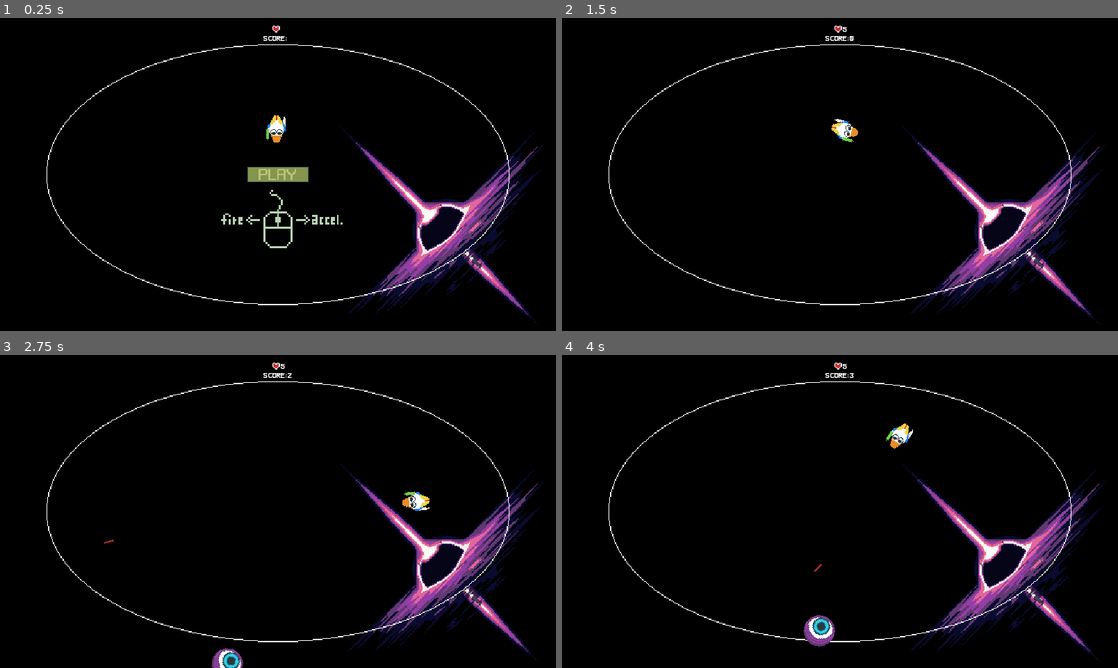
Above: before the commit, frames 1-4 (two rows, left to right).
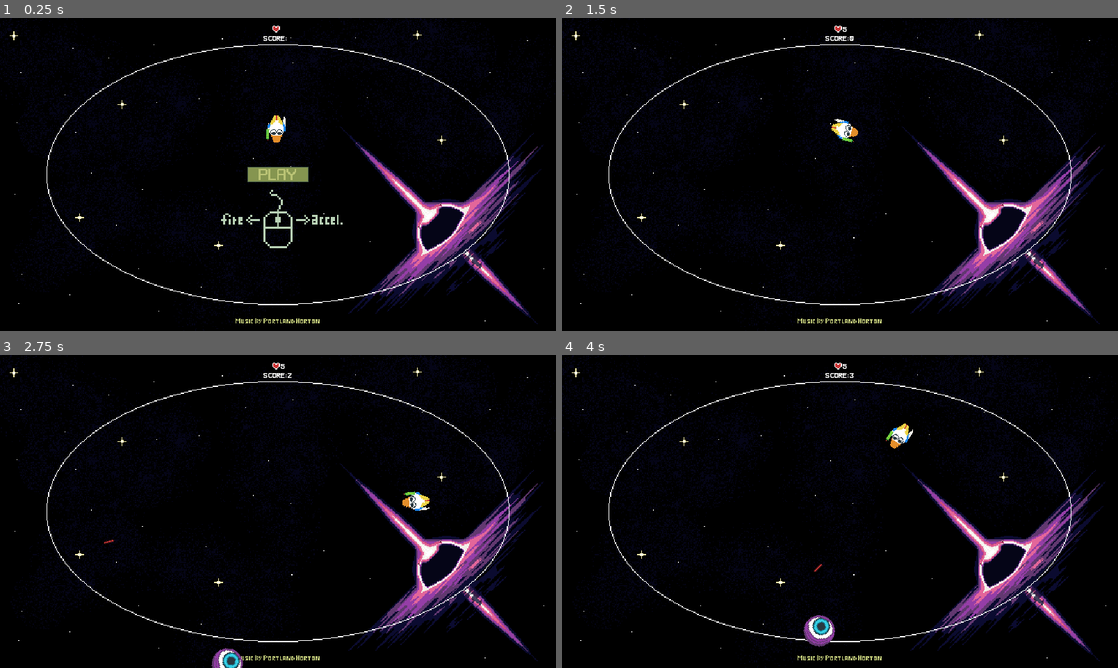
Above: after the commit, the same moments.

Repository: rocketCarlos/GalacticCrestedDuck
Game: Godot game, scene res://scenes/MainScene/main_scene.tscn
Two runs of this game, one before a commit and one after it. Both use one fixed random seed, a clock stepped at 60 frames per second and the inputs below. Sound files missing from this copy of the repository are replaced by a short silence.
Inputs (mouse positions are in pixels of both pictures, inside the frame that each line leads up to):
- Up to frame 1 (0.25 s): no input
- Up to frame 2 (1.5 s): click "Game over! Try again?" at 0.5 s; tap Enter at 1.25 s; move the mouse to (962, 158) at 1.27 s; hold Right mouse button (Accelerate) from 1.28 s (still down)
- Up to frame 3 (2.75 s): move the mouse to (166, 527) at 2.02 s; release Right mouse button (Accelerate) at 2.03 s; click (166, 527) at 2.1 s
- Up to frame 4 (4 s): move the mouse to (895, 442) at 2.77 s; hold Right mouse button (Accelerate) 2.78-3.53 s; move the mouse to (812, 574) at 3.52 s; click (812, 574) at 3.6 s

The runs differ from the first frame. In frame 1, 0.2% of the frame differs, in the area x 1-98%, y 4-98%; in frame 2, 0.2%; in frame 3, 0.2%; in frame 4, 0.2%.

Commit message:
minor changes

Diff:
--- a/scenes/Ufo/ufo.tscn
+++ b/scenes/Ufo/ufo.tscn
@@ -143,7 +143,7 @@
 "speed": 5.0
 }]
 
-[node name="Ufo" type="Area2D"]
+[node name="Ufo" type="Area2D" groups=["Mobs"]]
 texture_filter = 3
 collision_layer = 4
 collision_mask = 2
Binary file changed: assets/aseprite_files/background.ase
Binary file changed: assets/sprites/background.png
Not shown, changed: requirements.txt
